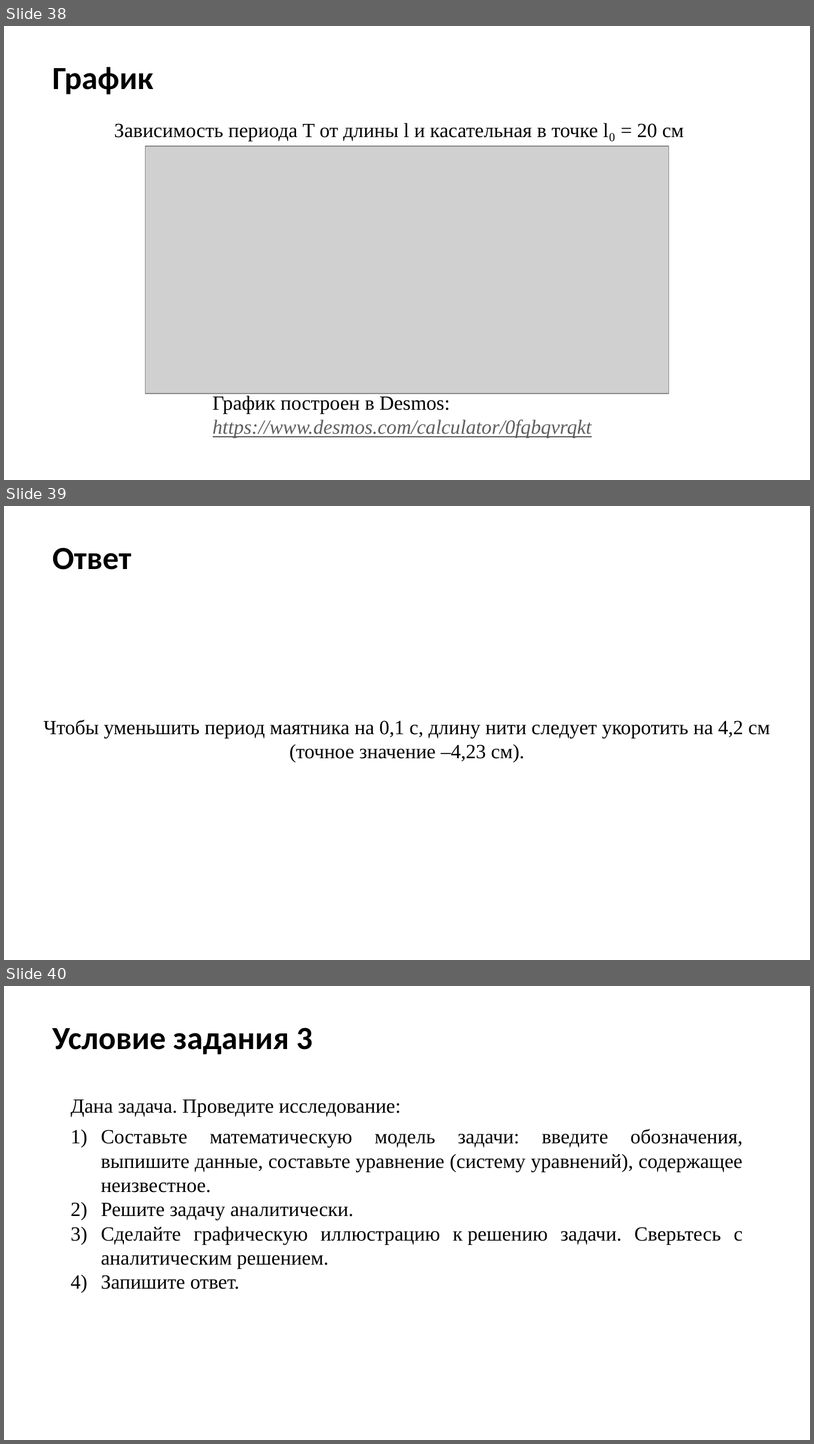
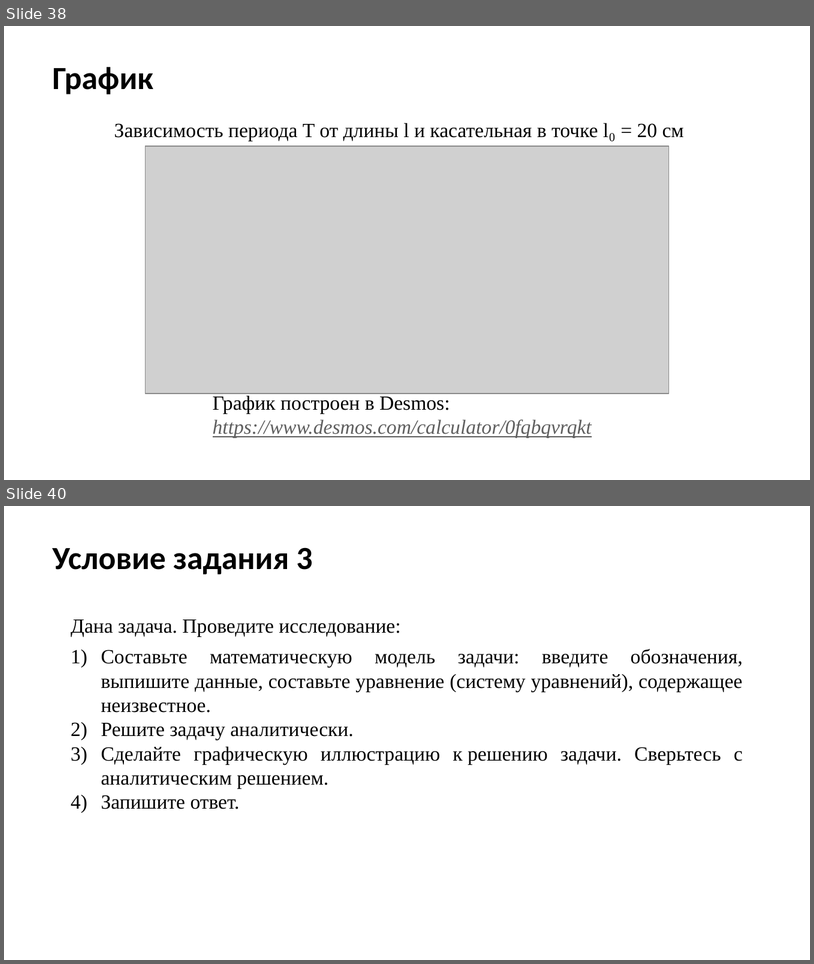
Before and after one commit to Miwm64/itmo_cse, a slide deck: math_analysis/матан_проект_в4.pptx. Shown one above the other, each under a label of ours: slides 38, 39 and 40 before the commit, slides 38 and 40 after it; the slides between them are not shown. The pictures are 814x1444 and 814x964 pixels, drawn with LibreOffice and Linux fonts; fonts in the diff are those of the drawing; grey boxes stand for pictures; background and template pictures are left out. Boxes give left, top, right and bottom in pixels: in the first picture for what was removed or moved away, otherwise in the second. Text is boxed around its words. In the diff, an @@ line names an element or a change of style, - is before the commit and + after.

```diff
--- a/math_analysis/матан_проект_в4.pptx
+++ b/math_analysis/матан_проект_в4.pptx
@@ slide 39 removed at (x1=4, y1=506, x2=810, y2=960), background picture (left out) @@
@@ title removed at (x1=53, y1=547, x2=132, y2=570) @@
-Ответ
@@ text removed at (x1=44, y1=720, x2=770, y2=762) @@
-Чтобы уменьшить период маятника на 0,1 с, длину нити следует укоротить на 4,2 см (точное значение –4,23 см).
```
Also in this commit, not shown: 2 slides changed, 3 slides added, 3 other slides removed, 1 other file.
